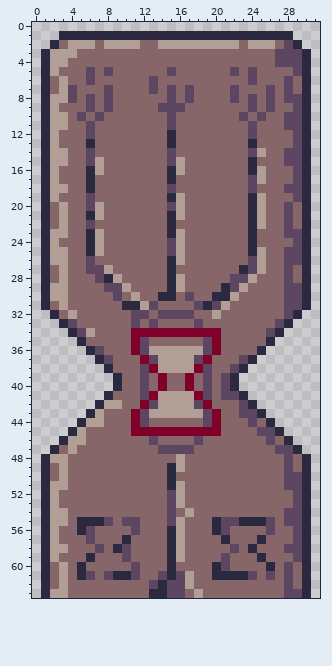
One commit to this pixel-art sprite: img/altar_inactive.png. Above is the file before it was changed.
The file is 32x64 pixels.
After the commit:
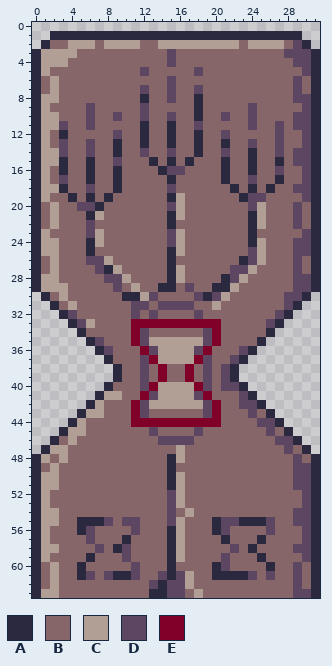
Palette (. is transparent): A #2a293f  B #866669  C #b19e95  D #5d4662  E #810029
Diff:
y 1: x 2 . -> A; x 29 . -> A
y 2: x 1..2 .A -> AB; x 27..30 BDA. -> CBDA
y 3: x 0..1 .A -> AC; x 15 B -> D; x 27 D -> B; x 30..31 A. -> DA
y 4: x 0..1 .A -> AC; x 15 B -> D; x 27..28 DD -> BB; x 30..31 A. -> DA
y 5: x 0..2 .AC -> ACB; x 6 D -> B; x 8 D -> B; x 12 B -> D; x 15 D -> B; x 18 B -> D; x 22 D -> B; x 24 D -> B; x 29..31 DA. -> BDA
y 6: x 0..3 .ABC -> ABCB; x 6 D -> B; x 13 D -> B; x 15 B -> D; x 24 D -> B; x 28..31 DBA. -> BDBA
y 7: x 0..4 .ABCD -> ABCBB; x 8 D -> B; x 12..13 BD -> DB; x 17..18 DB -> BD; x 22 D -> B; x 26 D -> B; x 28..31 DBA. -> BDBA
y 8: x 0..1 .A -> AC; x 3..4 CD -> BB; x 6 D -> B; x 8 D -> B; x 12 B -> A; x 17..18 DB -> BA; x 22 D -> B; x 24 D -> B; x 26 D -> B; x 28 D -> B; x 30..31 A. -> DA
y 9: x 0..2 .AC -> ACB; x 8 D -> B; x 12 B -> D; x 14..16 DDD -> BBB; x 18 B -> A; x 26 D -> B; x 29..31 DA. -> BDA
y 10: x 0..1 .A -> AC; x 3 C -> B; x 5..7 DBD -> BDB; x 9 B -> D; x 12 B -> D; x 18 B -> A; x 21 B -> D; x 23..25 DBD -> BDB; x 28 D -> B; x 30..31 A. -> DA
y 11: x 0..1 .A -> AC; x 3 C -> D; x 12 B -> A; x 15 D -> A; x 18 B -> D; x 27..28 BD -> DB; x 30..31 A. -> DA
y 12: x 0..3 .ACB -> ACBA; x 6 D -> B; x 9 B -> D; x 12 B -> A; x 18 B -> A; x 21 B -> D; x 24 D -> B; x 27 B -> D; x 29..31 DA. -> BDA
y 13: x 0..3 .ACB -> ACBD; x 6 A -> D; x 9 B -> A; x 12 B -> A; x 18 B -> A; x 21 B -> A; x 24 A -> D; x 27 B -> D; x 29..31 DA. -> BDA
y 14: x 0..1 .A -> AC; x 3 C -> D; x 9 B -> A; x 12 B -> D; x 18 B -> A; x 21 B -> D; x 24..25 DC -> AB; x 27..28 BD -> DB; x 30..31 A. -> DA
y 15: x 0..1 .A -> AC; x 3 C -> A; x 6..7 DC -> AB; x 9 B -> D; x 13 B -> A; x 15..17 DCB -> ABA; x 21 B -> A; x 27..28 BD -> AB; x 30..31 A. -> DA
y 16: x 0..3 .ACB -> ACBA; x 7 C -> B; x 9 B -> A; x 14..16 BAC -> ADD; x 21 B -> A; x 25 C -> B; x 27 B -> D; x 29..31 DA. -> BDA
y 17: x 0..3 .ACB -> ACBD; x 9 B -> A; x 21 B -> A; x 25 C -> B; x 27 B -> A; x 29..31 DA. -> BDA
y 18: x 0..1 .A -> AC; x 3 C -> A; x 6 A -> D; x 9 B -> A; x 22 B -> A; x 24 D -> A; x 26 B -> A; x 28 D -> B; x 30..31 A. -> DA
y 19: x 0..2 .AC -> ACB; x 4 B -> A; x 6 D -> A; x 8 B -> A; x 23..25 BAC -> ADD; x 29..31 DA. -> BDA
y 20: x 0..3 .ABC -> ABCB; x 5 B -> D; x 7 C -> A; x 24 A -> D; x 28..31 DBA. -> BDBA
y 21..22: x 0..3 .ABC -> ABCB; x 28..31 DBA. -> BDBA
y 23: x 0..3 .ACC -> ACBB; x 6 A -> D; x 15 A -> D; x 28..31 DDA. -> BBDA
y 24: x 0..1 .A -> AC; x 25 B -> C; x 30..31 A. -> DA
y 25: x 0..1 .A -> AC; x 3 C -> B; x 7 C -> B; x 15 D -> A; x 24 A -> D; x 28 D -> B; x 30..31 A. -> DA
y 26: x 0..1 .A -> AB; x 3 C -> B; x 7..8 BB -> DC; x 16 C -> B; x 23 B -> A; x 28 D -> B; x 30..31 A. -> BA
y 27: x 0..3 .ABC -> ABCB; x 6 D -> B; x 8..9 CB -> AC; x 16 B -> C; x 22..25 BADC -> DDCB; x 28..31 DBA. -> BDBA
y 28: x 0..3 .ABC -> ACCB; x 7..10 DACB -> BDDC; x 21 B -> A; x 23..24 DC -> CB; x 28..31 DBA. -> BDDA
y 29: x 0..1 .A -> AC; x 8 D -> B; x 10..11 CB -> BC; x 14 B -> A; x 16..17 CB -> BD; x 20 B -> A; x 22..23 DC -> CB; x 28 D -> B; x 30..31 A. -> DA
y 30: x 2 C -> B; x 9..15 DBCBBAA -> BAACDBB; x 17..22 DBBAAC -> BDADCB
y 31: x 1..4 ABCB -> .ABC; x 10..21 AACDBBBBDADC -> BDDBDDDDBBCB; x 29..30 DA -> A.
y 32: x 2..4 ABC -> .AD; x 12..18 DBDDDDB -> BDBBBBD; x 20 C -> B; x 27..29 BDA -> DA.
y 33: x 3..6 ADBB -> .ADC; x 11..20 DBDBBBBDBB -> EEEEEEEEEE; x 26..28 BDA -> DA.
y 34: x 4..6 ADC -> .AB; x 12..19 EEEEEEEE -> DBBBBBBD; x 26..27 DA -> A.
y 35: x 5..7 ABB -> .AD; x 13..18 BBBBBB -> CCCCCC; x 25..26 BA -> A.
y 36: x 6..8 ADB -> .AD; x 11..13 EDC -> BED; x 18..20 CDE -> DEB; x 23..25 BBA -> DA.
y 37: x 7..8 AD -> .A; x 12..13 ED -> DE; x 18..19 DE -> ED; x 22..24 BDA -> DA.
y 38: x 8..9 AB -> .A; x 13..18 ECCCCE -> BEBBEB; x 21..23 BDA -> DA.
y 40: x 8..9 .A -> AB; x 13..18 BEBBEB -> ECCCCE; x 22..23 A. -> DA
y 41: x 7..9 .AB -> ACC; x 12..13 DE -> ED; x 18..19 ED -> DE; x 21..24 DDA. -> BBDA
y 42: x 6..9 .ACC -> ACBB; x 11..13 BED -> EDC; x 18..20 DEB -> CDE; x 24..25 A. -> DA
y 43: x 5..6 .A -> AC; x 13..18 CCCCCC -> BBBBBB; x 23 D -> B; x 25..26 A. -> BA
y 44: x 4..7 .ACC -> ACBB; x 12..19 DBBBBBBD -> EEEEEEEE; x 24..27 DBA. -> BDDA
y 45: x 3..4 .A -> AC; x 11..20 EEEEEEEEEE -> BBDBBBBDBB; x 25 D -> B; x 27..28 A. -> BA
y 46: x 2..3 .A -> AB; x 5 C -> B; x 13..18 DBBBBD -> BDDDDB; x 26..29 DBA. -> BDDA
y 47: x 1..4 .ABC -> ACCB; x 14..17 DDDD -> BBCB; x 27 D -> B; x 29..30 A. -> BA
y 48: x 0..2 .AC -> ACB; x 15 B -> A; x 28..31 DBA. -> BDBA
y 49: x 0..3 .ABC -> ABCB; x 16 C -> B; x 28..31 DBA. -> BDDA
y 50: x 0..3 .ABC -> ACCB; x 16 B -> C; x 28 D -> B; x 30..31 A. -> DA
y 51: x 0..1 .A -> AC; x 3 C -> B; x 28 D -> B; x 30..31 A. -> DA
y 52..53: x 0..2 .AC -> ACB; x 29..31 DA. -> BDA
y 54..55: x 0..1 .A -> AC; x 3 C -> B; x 28 D -> B; x 30..31 A. -> DA
y 56..57: x 0..2 .AC -> ACB; x 29..31 DA. -> BDA
y 58: x 0..1 .A -> AC; x 3 C -> B; x 28 D -> B; x 30..31 A. -> DA
y 59: x 0..2 .AC -> ACB; x 29..31 DA. -> BDA
y 60..62: x 0..3 .ABC -> ABCB; x 28..31 DBA. -> BDBA
y 63: x 0..1 .A -> AC; x 3 C -> B; x 28 D -> B; x 30..31 A. -> DA
Changed places in both pictures, as pixel boxes (x1, y1, x2, y2):
changed: (32, 31, 320, 598)
